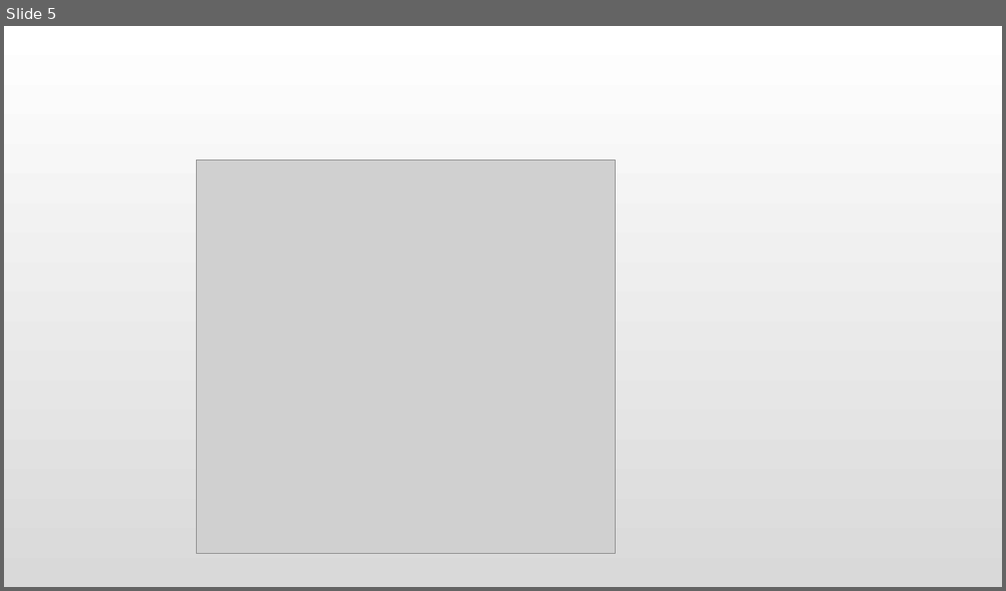
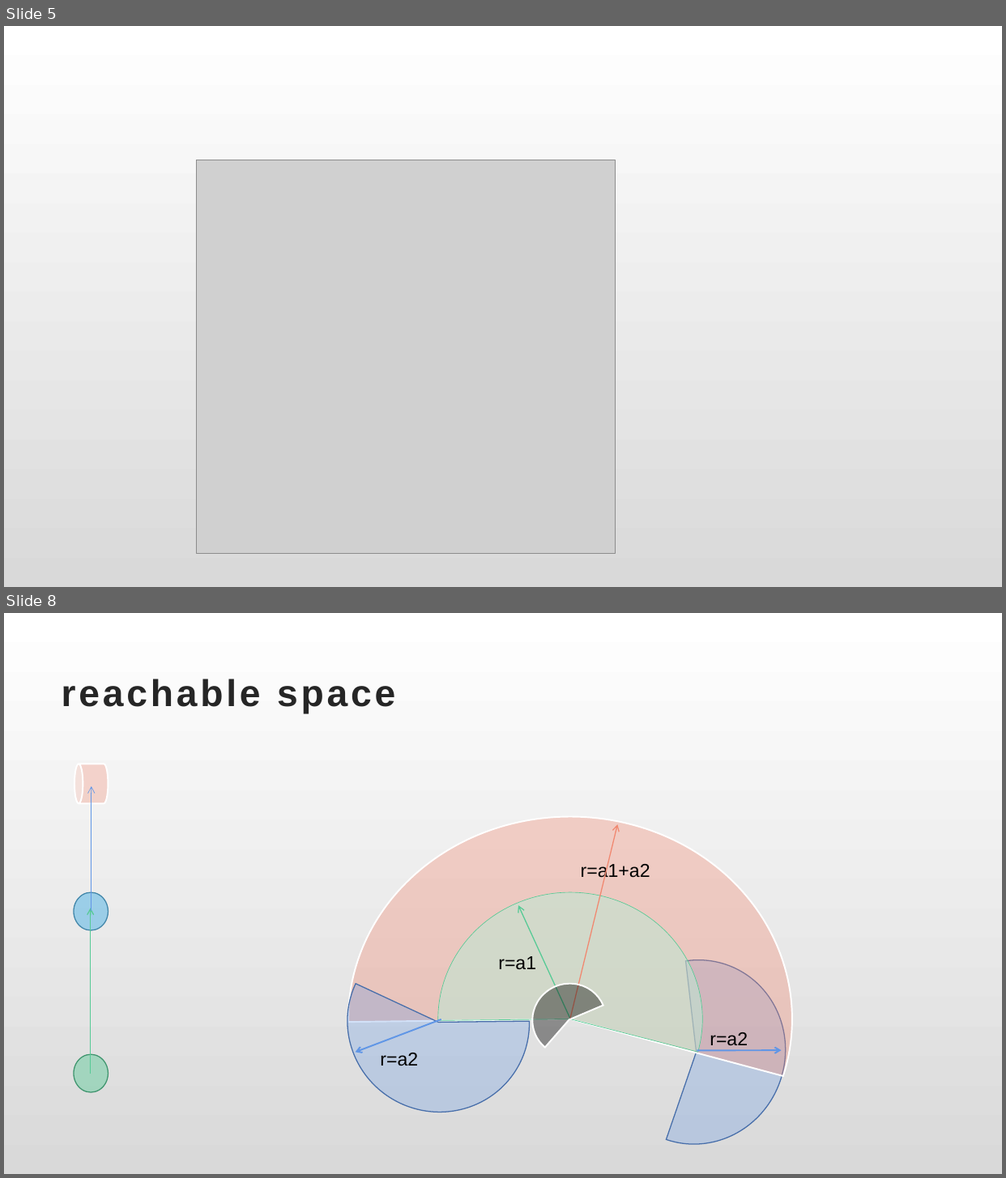
Before and after one commit to linliawxm/RobotArm, a slide deck: RobotArm.pptx. Shown one above the other, each under a label of ours: slide 5 before the commit, slides 5 and 8 after it; the slides between them are not shown. The pictures are 1006x591 and 1006x1178 pixels, drawn with LibreOffice and Linux fonts; fonts in the diff are those of the drawing; grey boxes stand for pictures. Boxes give left, top, right and bottom in pixels: in the first picture for what was removed or moved away, otherwise in the second. Text is boxed around its words. In the diff, an @@ line names an element or a change of style, - is before the commit and + after.

```diff
--- a/RobotArm.pptx
+++ b/RobotArm.pptx
@@ slide 8 added at (x1=4, y1=613, x2=1002, y2=1174), background gradient #FFFFFF to #D9D9D9 @@
@@ title added at (x1=62, y1=679, x2=395, y2=714), 36 pt, text #262626, bold @@
+reachable space
@@ cylinder added at (x1=74, y1=764, x2=108, y2=804), fill #F18870 at 31% opacity, outline #FFFFFF 1.5 pt @@
@@ arrow added from (91, 911) to (91, 786), #6096E6 0.5 pt @@
@@ pie slice (boxed as its full ellipse) added at (x1=348, y1=816, x2=792, y2=1174), fill #F18870 at 34% opacity, outline #FFFFFF 1.5 pt @@
@@ arrow added from (570, 1020) to (618, 825), #F18870 1 pt @@
@@ text added at (x1=581, y1=862, x2=650, y2=881), 18 pt, text #000000 @@
+r=a1+a2
@@ ellipse added at (x1=74, y1=893, x2=108, y2=931), fill #58B6E5 at 54% opacity, outline #4187A9 1 pt @@
@@ pie slice (boxed as its full ellipse) added at (x1=318, y1=902, x2=560, y2=1143), fill #6096E6 at 28% opacity, outline #476FAA 1 pt @@
@@ pie slice (boxed as its full ellipse) added at (x1=438, y1=892, x2=702, y2=1146), fill #BBEAD5 at 52% opacity, outline #56CA95 0.5 pt @@
@@ arrow added from (90, 1074) to (90, 908), #56CA95 1 pt @@
@@ arrow added from (571, 1020) to (518, 905), #56CA95 1 pt @@
@@ pie slice (boxed as its full ellipse) added at (x1=582, y1=935, x2=810, y2=1169), fill #6096E6 at 28% opacity, outline #476FAA 1 pt @@
@@ text added at (x1=498, y1=956, x2=536, y2=969), 18 pt, text #000000 @@
+r=a1
@@ pie slice (boxed as its full ellipse) added at (x1=521, y1=973, x2=617, y2=1067), fill #000000 at 39% opacity, outline #FFFFFF 1.5 pt @@
@@ arrow added from (441, 1020) to (355, 1053), #6096E6 1.5 pt @@
@@ text added at (x1=710, y1=1033, x2=748, y2=1046), 18 pt, text #000000 @@
+r=a2
@@ ellipse added at (x1=74, y1=1054, x2=108, y2=1093), fill #56CA95 at 44% opacity, outline #40956E 1 pt @@
@@ text added at (x1=380, y1=1053, x2=418, y2=1067), 18 pt, text #000000 @@
+r=a2
@@ arrow added from (697, 1051) to (781, 1051), #6096E6 1.5 pt @@
```
Also in this commit, not shown: 1 slide changed, 2 other slides added, 7 other files.
